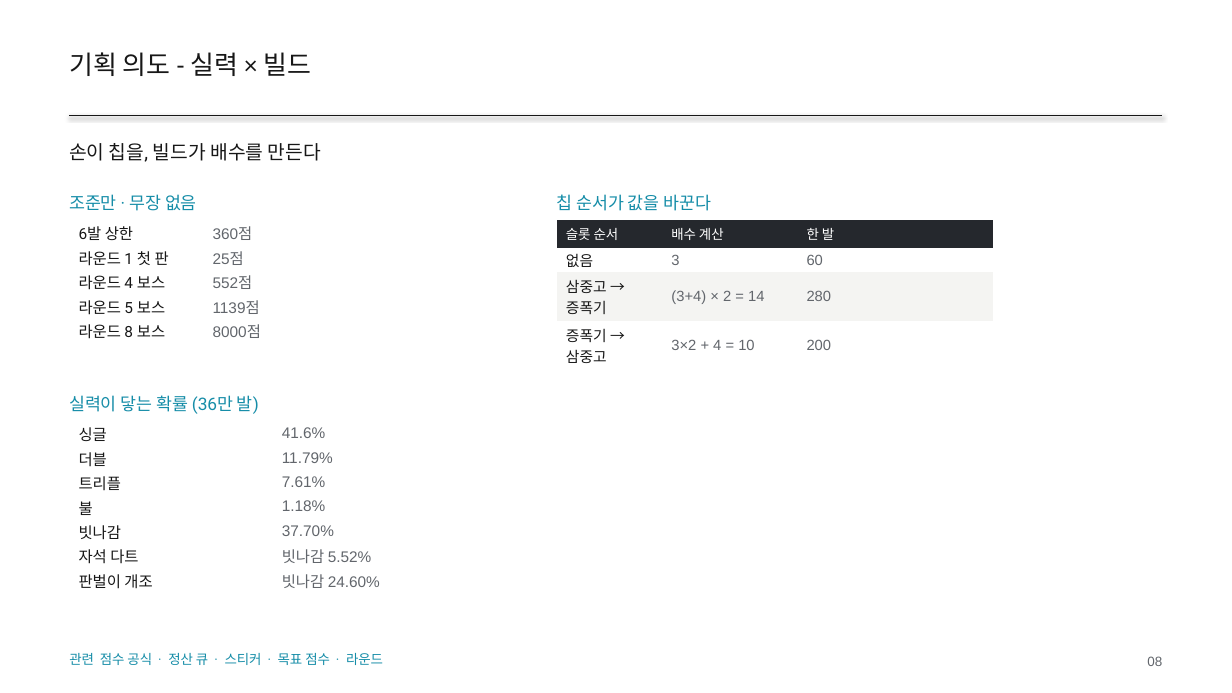
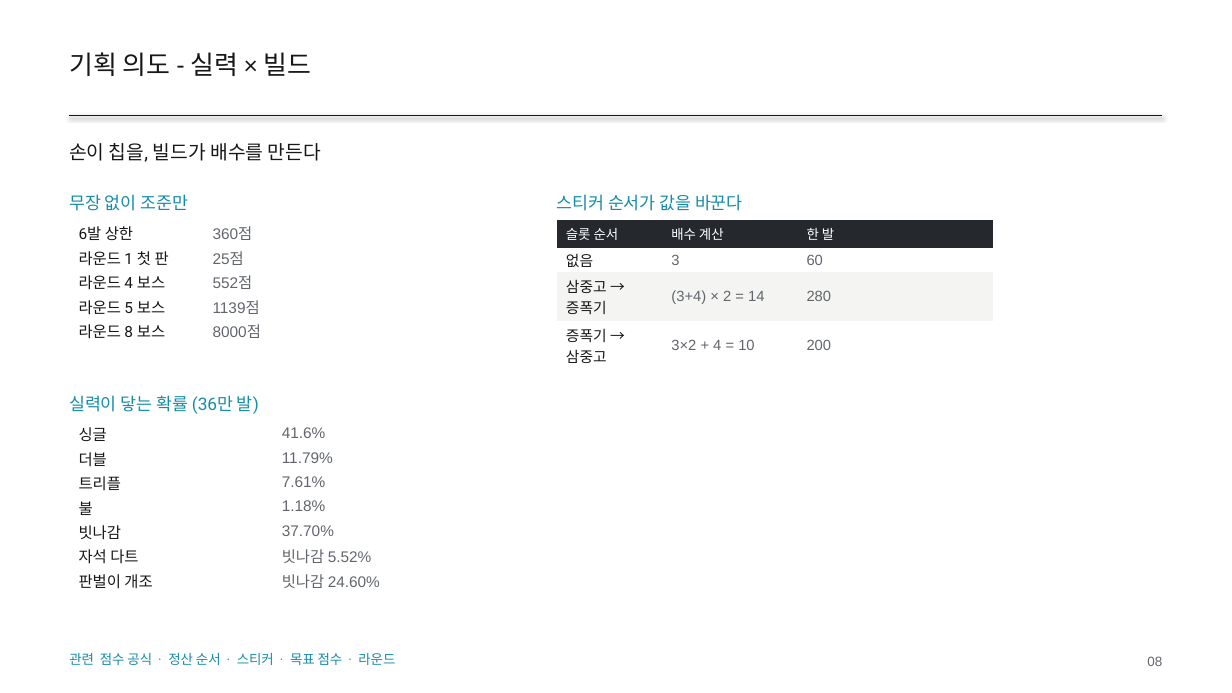
Before and after one commit to GGbong69/test-03, a slide deck: slide 8 of docs/HIGHTONE_기획서.pptx. Drawn at 1232x693 pixels with LibreOffice and Linux fonts; fonts in the diff are those of the drawing. Boxes give left, top, right and bottom in pixels: in the first picture for what was removed or moved away, otherwise in the second. Text is boxed around its words. In the diff, an @@ line names an element or a change of style, - is before the commit and + after.

```diff
--- a/docs/HIGHTONE_기획서.pptx
+++ b/docs/HIGHTONE_기획서.pptx
@@ text at box(69, 194, 188, 211): text changed @@
-조준만 · 무장 없음
+무장 없이 조준만
@@ text at box(557, 194, 743, 211): text changed @@
-칩 순서가 값을 바꾼다
+스티커 순서가 값을 바꾼다
@@ text at box(69, 653, 395, 665): text changed @@
-관련 점수 공식 · 정산 큐 · 스티커 · 목표 점수 · 라운드
+관련 점수 공식 · 정산 순서 · 스티커 · 목표 점수 · 라운드
```
Also in this commit, not shown: 18 other slides changed, 3 other files.
